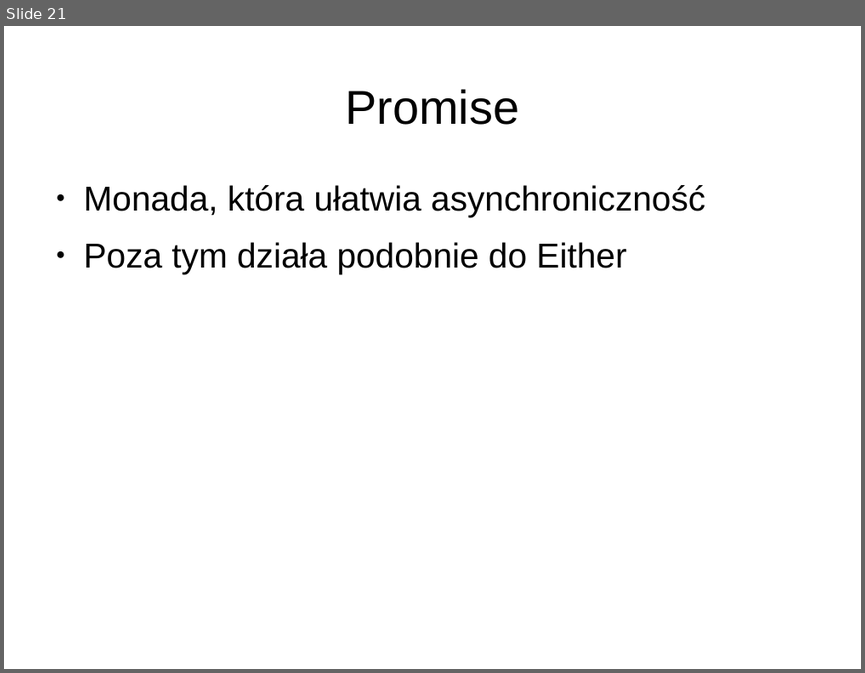
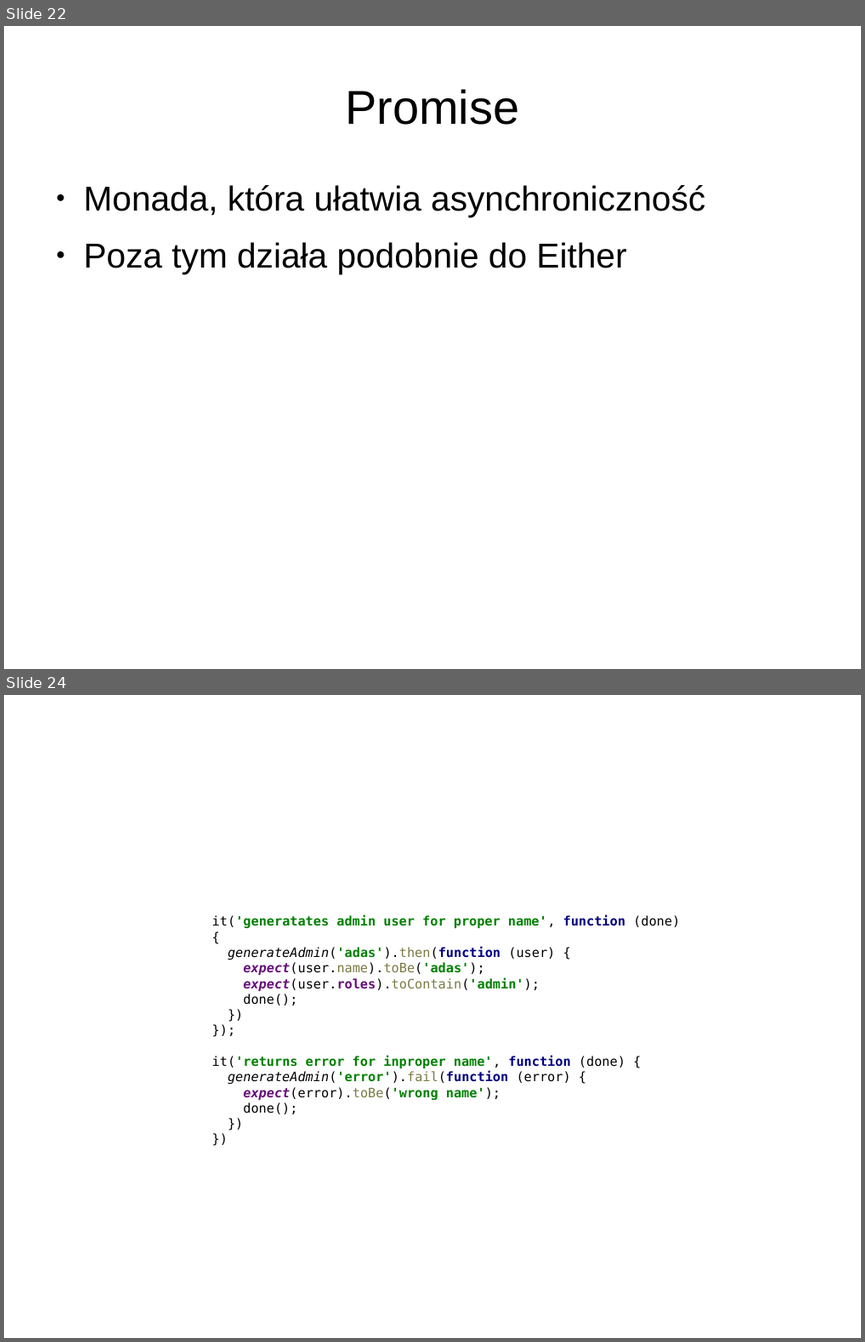
Before and after one commit to sielakos/js-monads, a slide deck: monads.odp. Shown one above the other, each under a label of ours: slide 21 before the commit, slides 22 and 24 after it; the slides between them are not shown. The pictures are 865x673 and 865x1342 pixels, drawn with LibreOffice and Linux fonts; fonts in the diff are those of the drawing. Boxes give left, top, right and bottom in pixels: in the first picture for what was removed or moved away, otherwise in the second. Text is boxed around its words. In the diff, an @@ line names an element or a change of style, - is before the commit and + after.

```diff
--- a/monads.odp
+++ b/monads.odp
@@ slide 24 added at (x1=4, y1=695, x2=861, y2=1338), background #FFFFFF @@
@@ text added at (x1=212, y1=915, x2=680, y2=1114), 12 pt, text #000000 @@
+it('generatates admin user for proper name', function (done) {
+generateAdmin('adas').then(function (user) {
+expect(user.name).toBe('adas');
+expect(user.roles).toContain('admin');
+done();
+})
+});
+it('returns error for inproper name', function (done) {
+generateAdmin('error').fail(function (error) {
+expect(error).toBe('wrong name');
+done();
+})
+})
@@ what was slide 21 is now slide 22 @@
```
Also in this commit, not shown: 2 other slides added, 8 other files.
